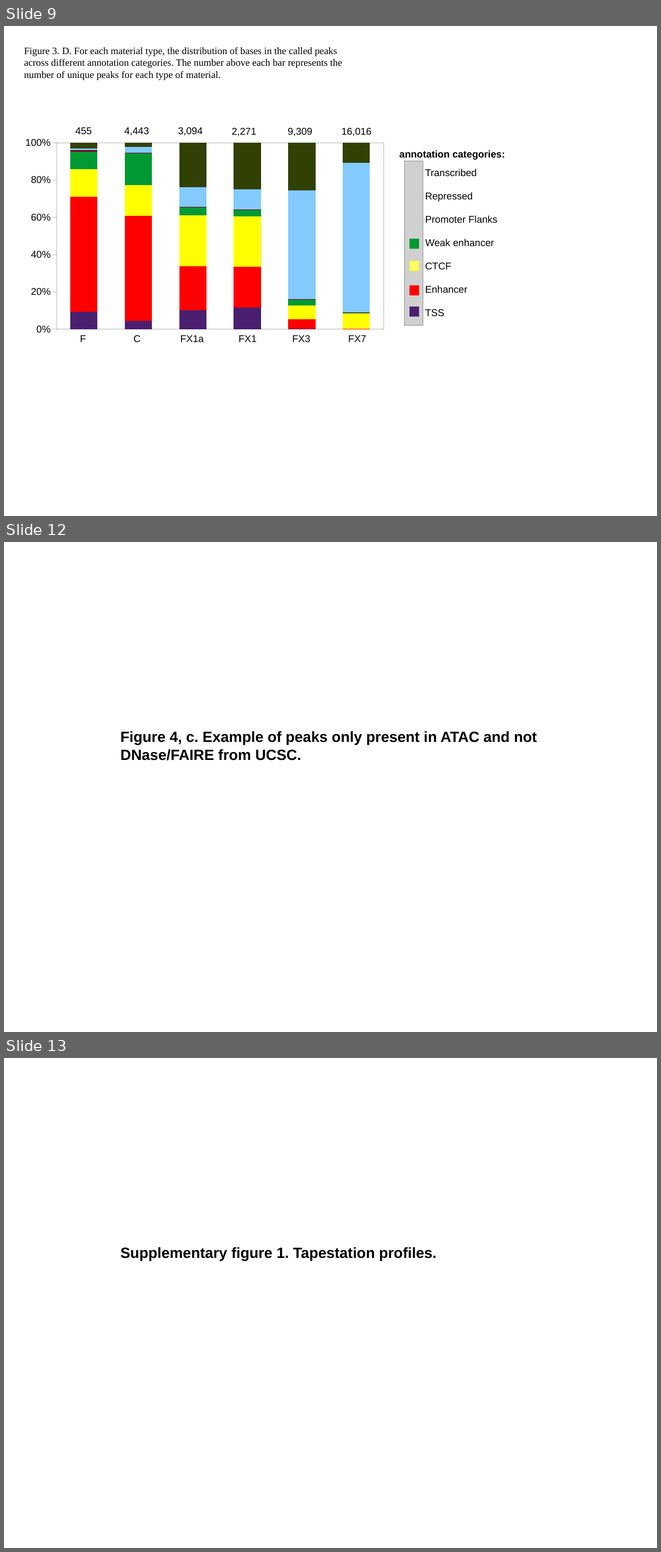
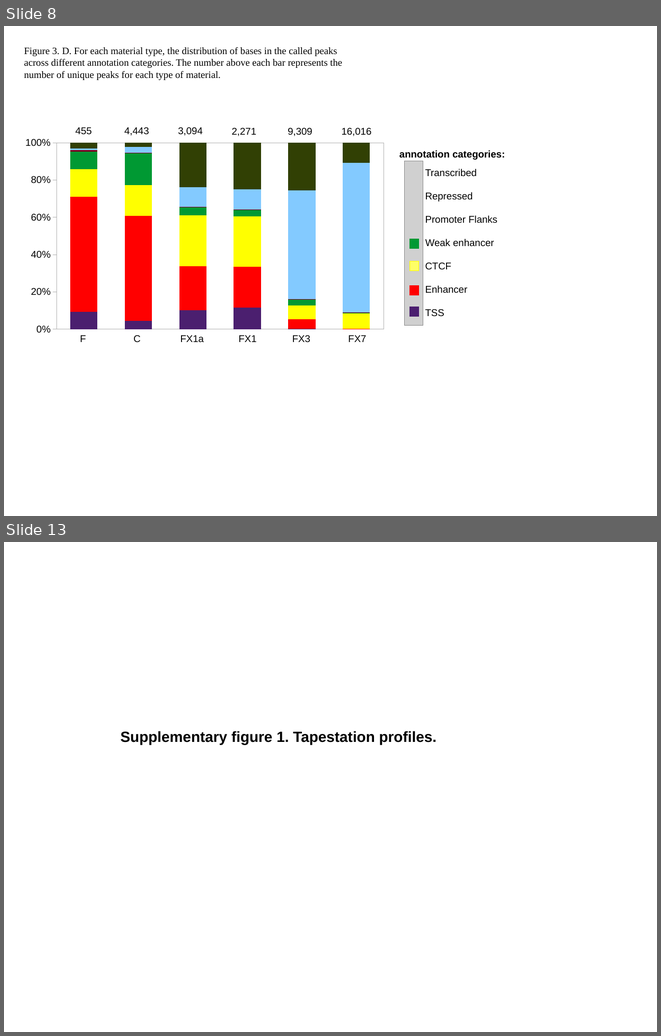
Before and after one commit to jknightlab/ATACseq_pipeline, a slide deck: Core_manuscript/Paper/Figures/ATAC_figures.odp. Shown one above the other, each under a label of ours: slides 9, 12 and 13 before the commit, slides 8 and 13 after it; the slides between them are not shown. The pictures are 661x1552 and 661x1036 pixels, drawn with LibreOffice and Linux fonts; fonts in the diff are those of the drawing; grey boxes stand for pictures. Boxes give left, top, right and bottom in pixels: in the first picture for what was removed or moved away, otherwise in the second. Text is boxed around its words. In the diff, an @@ line names an element or a change of style, - is before the commit and + after.

Commit message:
added figures about DNase

```diff
--- a/Core_manuscript/Paper/Figures/ATAC_figures.odp
+++ b/Core_manuscript/Paper/Figures/ATAC_figures.odp
@@ slide 12 removed at <box>4,542,657,1032</box>, background #FFFFFF @@
@@ text removed at <box>121,731,537,760</box> @@
-Figure 4, c. Example of peaks only present in ATAC and not DNase/FAIRE from UCSC.
@@ what was slide 9 is now slide 8 @@
```
Also in this commit, not shown: 7 slides changed, 4 slides added, 2 other slides removed.
